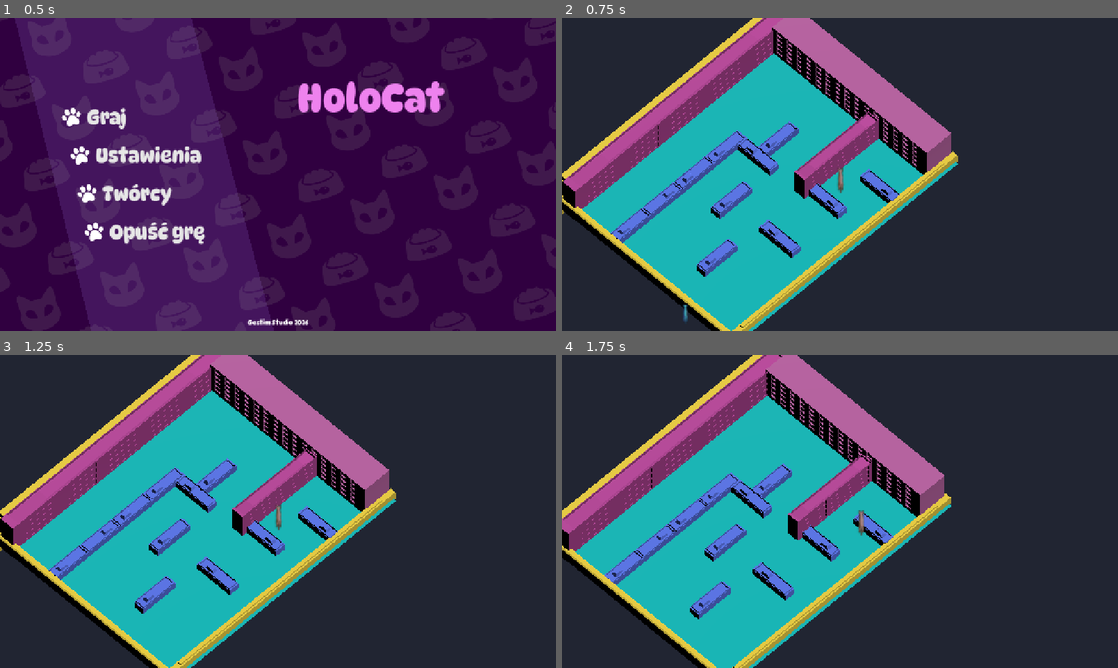
Above: before the commit, frames 1-4 (two rows, left to right).
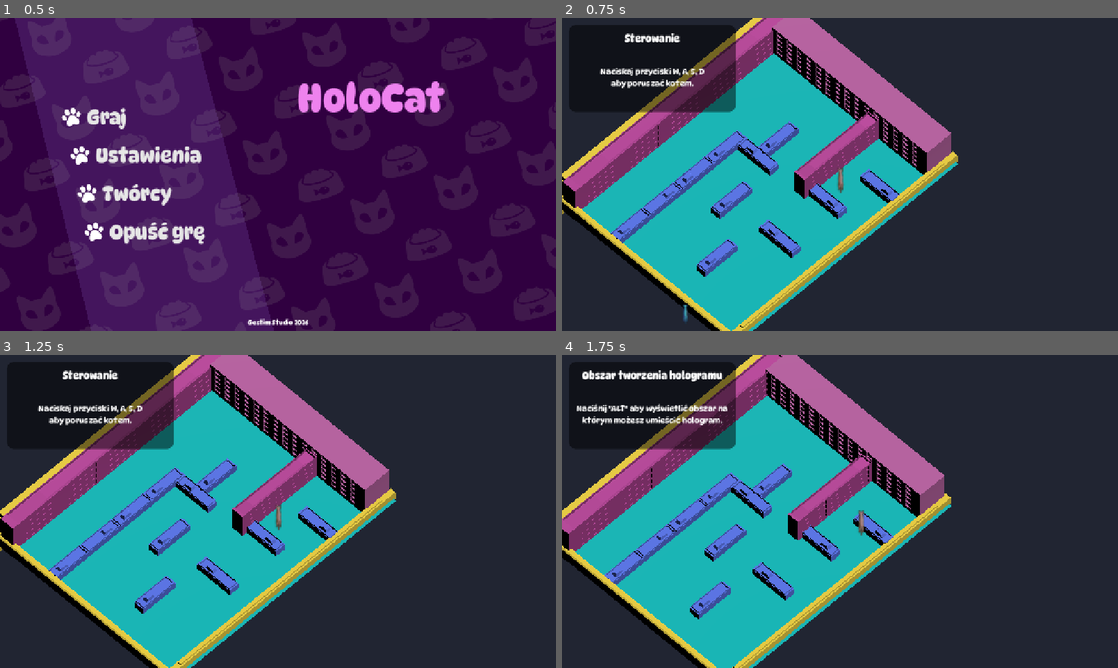
Above: after the commit, the same moments.

Repository: WeronikaKowalkowska/dnsgamejam
Game: Godot game, scene res://scenes/menu.tscn
Same seed, same stepped clock (60 frames per second), same inputs: the game is played once before the commit and once after it.
Inputs (mouse positions are in pixels of both pictures, inside the frame that each line leads up to):
- Up to frame 1 (0.5 s): no input
- Up to frame 2 (0.75 s): click "Graj" at 0.5 s
- Up to frame 3 (1.25 s): no input
- Up to frame 4 (1.75 s): tap Enter (ui_accept) at 1.25, 1.52 s; move the mouse to (962, 495) at 1.27 s; hold D (move_right) from 1.28 s (still down); tap Space at 1.35 s; click (962, 495) at 1.42 s; tap E at 1.55 s

Frame 1 is identical in both runs. In frame 2, 8.1% of the frame differs, in the area x 1-32%, y 2-31%; in frame 3, 8.1%; in frame 4, 8.0%.

Commit message:
merge main

Diff:
--- a/scenes/tutorial.gd
+++ b/scenes/tutorial.gd
@@ -3,11 +3,15 @@
 @onready var step_title: Label = $MarginContainer/PanelContainer/MarginContainer/VBoxContainer/StepTitle
 @onready var step_description: RichTextLabel = $MarginContainer/PanelContainer/MarginContainer/VBoxContainer/StepDescription
 
-var index: int = -1
-
 var step: int = -1:
 	set(value):
-		match value:
+		if value > 10:
+			step = -1
+			hide()
+			return
+
+		step = value
+		match step:
 			-1:
 				hide()
 				return
@@ -16,7 +20,7 @@
 				step_description.text = "Naciskaj przyciski W, A, S, D\naby poruszać kotem."
 			1:
 				step_title.text = "Hologram"
-				step_description.text = "Masz możliwość utworzenia hologramowej wersji twojej postaci."
+				step_description.text = "Masz możliwość utworzenia hologramowej wersji twojej postaci.\n(Spacja)"
 			2:
 				step_title.text = "Tworzenie hologramu"
 				step_description.text = "Naciśnij przycisk \"E\" aby mieć możliwość utworzenia hologramu."
@@ -34,19 +38,61 @@
 				step_description.text = "Możesz sterować hologramem klikając prawy przycisk myszy.\nHologram nie pójdzie dalej niż wielkość okręgu (ALT)."
 			7:
 				step_title.text = "Odległość"
-				step_description.text = "Hologram zacznie znikać gdy znajdzie się zbyt daleko od kota."
+				step_description.text = "Hologram zacznie znikać gdy znajdzie się zbyt daleko od kota.\n(Spacja)"
 			8:
 				step_title.text = "Zmyłka"
-				step_description.text = "Hologram zwraca na siebie uwagę psów, używaj tego do odciągania ich z drogi."
+				step_description.text = "Hologram zwraca na siebie uwagę psów, używaj tego do odciągania ich z drogi.\n(Spacja)"
 			9:
 				step_title.text = "Przeciwnik"
-				step_description.text = "Twoim wrogiem będą psy, musisz ich unikać."
+				step_description.text = "Twoim wrogiem będą psy, musisz ich unikać.\n(Spacja)"
 			10:
 				step_title.text = "Cel gry"
-				step_description.text = "Twoim zadaniem jest dostać się do karmy. Powodzenia!"
+				step_description.text = "Twoim zadaniem jest dostać się do karmy. Powodzenia!\n(Spacja)"
 		show()
 
+func _ready() -> void:
+	# Uruchamiamy pierwszy krok zaraz po załadowaniu sceny
+	step = 0
+
 func _input(event: InputEvent) -> void:
-	if event.is_action_pressed("debug_key") and not event.is_echo():
-		index = (index + 2) % 12 - 1
-		step = index
+	if step == -1:
+		return
+
+	var can_advance = false
+
+	# Sprawdzamy warunek w zależności od bieżącego kroku tutorialu
+	match step:
+		0: # W, A, S, D
+			if event is InputEventKey and event.pressed and not event.echo:
+				if event.keycode in [KEY_W, KEY_A, KEY_S, KEY_D]:
+					can_advance = true
+		1: # Informacyjny - Spacja
+			if event is InputEventKey and event.pressed and not event.echo:
+				if event.keycode == KEY_SPACE:
+					can_advance = true
+		2: # Przycisk "E"
+			if event is InputEventKey and event.pressed and not event.echo:
+				if event.keycode == KEY_E:
+					can_advance = true
+		3: # Klawisz "ALT"
+			if event is InputEventKey and event.pressed and not event.echo:
+				if event.keycode == KEY_ALT:
+					can_advance = true
+		4: # Prawy przycisk myszy
+			if event is InputEventMouseButton and event.button_index == MOUSE_BUTTON_RIGHT and event.pressed:
+				can_advance = true
+		5: # Przycisk "E"
+			if event is InputEventKey and event.pressed and not event.echo:
+				if event.keycode == KEY_E:
+					can_advance = true
+		6: # Prawy przycisk myszy
+			if event is InputEventMouseButton and event.button_index == MOUSE_BUTTON_RIGHT and event.pressed:
+				can_advance = true
+		7, 8, 9, 10: # Kroki informacyjne - Spacja
+			if event is InputEventKey and event.pressed and not event.echo:
+				if event.keycode == KEY_SPACE:
+					can_advance = true
+
+	# Jeśli warunek kroku został spełniony, przechodzimy do następnego
+	if can_advance:
+		step += 1
--- a/scenes/tutorialScena.tscn
+++ b/scenes/tutorialScena.tscn
@@ -1,5 +1,6 @@
 [gd_scene format=3 uid="uid://gdim62rciu3p"]
 
+[ext_resource type="Script" uid="uid://tnu2bxmplgci" path="res://scenes/tutorial.gd" id="1_swd00"]
 [ext_resource type="Script" uid="uid://cirijdoiwfyqb" path="res://scripts/KotLiveScript.gd" id="2_lreeg"]
 [ext_resource type="Texture2D" uid="uid://b28vx6ukr6s5i" path="res://assets/sprites/normal_cat/idle/normal_cat_idle_n.png" id="4_tgp1v"]
 [ext_resource type="Texture2D" uid="uid://d3sys1wv213ro" path="res://assets/sprites/normal_cat/idle/normal_cat_idle_ne.png" id="5_gtmbk"]
@@ -51,6 +52,7 @@
 [ext_resource type="Texture2D" uid="uid://dtgeoux4jfpqa" path="res://assets/sprites/spectre_cat/dash/SE.png" id="49_gy6dp"]
 [ext_resource type="Texture2D" uid="uid://bde7d6mxaj40r" path="res://assets/sprites/spectre_cat/dash/SW.png" id="50_7asyu"]
 [ext_resource type="Texture2D" uid="uid://dqiwc40p6erxn" path="res://assets/sprites/spectre_cat/dash/W.png" id="51_tr6gx"]
+[ext_resource type="FontFile" uid="uid://cw0ojfsoce7m3" path="res://assets/fonts/DynaPuff-Medium.ttf" id="53_o1yh7"]
 
 [sub_resource type="SphereShape3D" id="SphereShape3D_sh1ab"]
 radius = 0.9
@@ -333,6 +335,13 @@
 "name": &"idle_w",
 "speed": 12.0
 }]
+
+[sub_resource type="StyleBoxFlat" id="StyleBoxFlat_2cuqs"]
+bg_color = Color(0, 0, 0, 0.49803922)
+corner_radius_top_left = 16
+corner_radius_top_right = 16
+corner_radius_bottom_right = 16
+corner_radius_bottom_left = 16
 
 [node name="Tutorial" type="Node3D" unique_id=1731204749]
 
@@ -359,6 +368,7 @@
 transform = Transform3D(0.7071068, -0.5770964, 0.40860707, 0, 0.5778576, 0.8161376, -0.7071068, -0.5770964, 0.40860707, 3.5522394, 7.4877424, 3.5267682)
 cull_mask = 1048567
 projection = 1
+current = true
 size = 20.0
 script = ExtResource("13_lreeg")
 
@@ -400,3 +410,52 @@
 animation = &"idle_n"
 
 [node name="NavigationAgent3D" type="NavigationAgent3D" parent="KotDuchCharacterBody3D" unique_id=1027850638]
+
+[node name="Tutorial" type="Control" parent="." unique_id=926602513]
+visible = false
+layout_mode = 3
+anchors_preset = 15
+anchor_right = 1.0
+anchor_bottom = 1.0
+grow_horizontal = 2
+grow_vertical = 2
+script = ExtResource("1_swd00")
+
+[node name="MarginContainer" type="MarginContainer" parent="Tutorial" unique_id=96324614]
+layout_mode = 0
+offset_right = 40.0
+offset_bottom = 40.0
+theme_override_constants/margin_left = 16
+theme_override_constants/margin_top = 16
+
+[node name="PanelContainer" type="PanelContainer" parent="Tutorial/MarginContainer" unique_id=233274613]
+custom_minimum_size = Vector2(384, 200)
+layout_mode = 2
+theme_override_styles/panel = SubResource("StyleBoxFlat_2cuqs")
+
+[node name="MarginContainer" type="MarginContainer" parent="Tutorial/MarginContainer/PanelContainer" unique_id=1743197098]
+layout_mode = 2
+theme_override_constants/margin_left = 16
+theme_override_constants/margin_top = 16
+theme_override_constants/margin_right = 16
+theme_override_constants/margin_bottom = 16
+
+[node name="VBoxContainer" type="VBoxContainer" parent="Tutorial/MarginContainer/PanelContainer/MarginContainer" unique_id=618759014]
+layout_mode = 2
+theme_override_constants/separation = 16
+
+[node name="StepTitle" type="Label" parent="Tutorial/MarginContainer/PanelContainer/MarginContainer/VBoxContainer" unique_id=1947483226]
+layout_mode = 2
+theme_override_font_sizes/font_size = 24
+text = "step_title"
+horizontal_alignment = 1
+
+[node name="StepDescription" type="RichTextLabel" parent="Tutorial/MarginContainer/PanelContainer/MarginContainer/VBoxContainer" unique_id=220180498]
+layout_mode = 2
+size_flags_vertical = 3
+theme_override_constants/line_separation = 4
+theme_override_fonts/normal_font = ExtResource("53_o1yh7")
+theme_override_font_sizes/normal_font_size = 18
+text = "step_description"
+horizontal_alignment = 1
+vertical_alignment = 1
